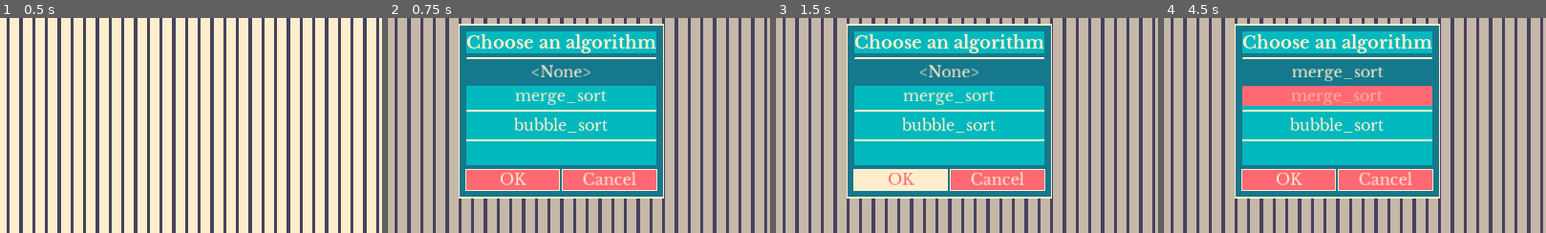
Above: before the commit, frames 1-4 (left to right).
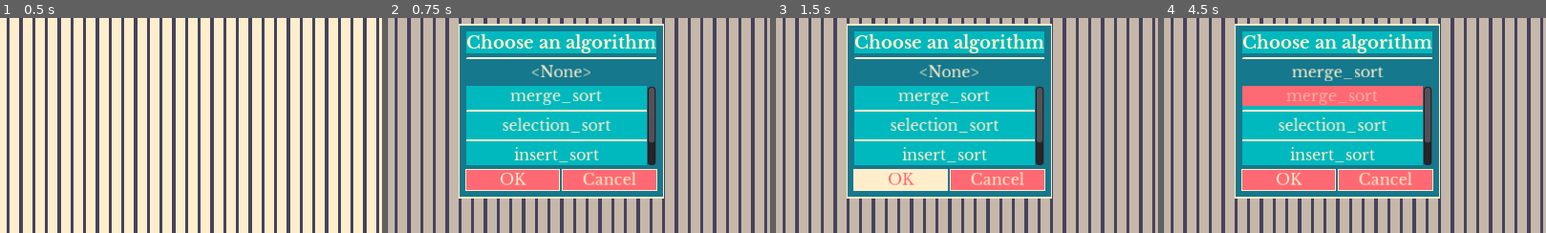
Above: after the commit, the same moments.

Repository: DissonantVoid/Godot-Sort-Visualizer
Game: Godot game, scene res://scenes/game/main.tscn
The game is run twice, just before and just after one commit, with the same random seed, the same clock (stepped at 60 frames per second) and the same inputs.
Inputs:
- Up to frame 1 (0.5 s): no input
- Up to frame 2 (0.75 s): click "<Select Algorithm>" at 0.5 s
- Up to frame 3 (1.5 s): click "OK" at 1.25 s
- Up to frame 4 (4.5 s): click "OK" at 2 s; click "Hide" at 2.75 s; click "<Select Algorithm>" at 3.5 s; click "merge_sort" at 4.25 s
The pictures show only the part of the screen within x 27-77%, y 28-78%; the shares and areas given below are measured in that part.

Frame 1 is identical in both runs. In frame 2, 3.1% of the frame differs, in the area x 30-71%, y 31-69%; in frame 3, 3.1%; in frame 4, 2.8%.

Commit message:
implemented both insert-sort and selection-srot

Diff:
--- a/scenes/objects/sorters/sorter.gd
+++ b/scenes/objects/sorters/sorter.gd
@@ -13,9 +13,13 @@
 
 # override, return {"done":is done sorting,
 #                   "indexes":(if "done" is true), array of 2 indexes that were switched}
+# NOTE: in "indexes" the first index should preferably be smaller than the second, some visualizers
+#       use that, like visualizer_rect which uses that for accurate coloring
 func next_step() -> Dictionary:
 	return {}
 
 # override, do all sorting and return new indexes
+#           this is where you implement the pure sorting algorithm
+#           without all the state keeping needed for next_step()
 func skip_to_last_step() -> Array:
 	return []
--- a/scenes/objects/sorters/sorter_bubble_sort.gd
+++ b/scenes/objects/sorters/sorter_bubble_sort.gd
@@ -24,8 +24,8 @@
 		for i in range(_curr_index, _data_size-1):
 			if _priority_callback.call_func(i, i+1):
 				changed = true
+				indexes.append(i)
 				indexes.append(i+1)
-				indexes.append(i)
 				_curr_index = i+1
 				break
 
--- /dev/null
+++ b/scenes/objects/sorters/sorter_insert_sort.gd
@@ -0,0 +1,66 @@
+extends "res://scenes/objects/sorters/sorter.gd"
+
+# https://en.wikipedia.org/wiki/Insertion_sort
+# The array is virtually split into a sorted and an unsorted sides, values from
+# the unsorted side are picked and placed at the correct position in the sorted side
+#
+# time complexity: O(N^2)
+
+var _curr_index : int = 0
+var _curr_sub_idx : int = -1
+
+
+# override
+func setup(data_size : int, priority_callback : FuncRef):
+	.setup(data_size, priority_callback)
+
+	_curr_index = 0
+	_curr_sub_idx = -1
+
+# override
+func next_step() -> Dictionary:
+	if _curr_index == _data_size-1: return {"done":true}
+
+	if _curr_sub_idx == -1:
+		if _priority_callback.call_func(_curr_index, _curr_index+1):
+			_curr_sub_idx = _curr_index
+			return {"done":false, "indexes":[_curr_index, _curr_index+1]}
+		else: _curr_index += 1
+	else:
+		if _curr_sub_idx == 0: _curr_sub_idx = -1
+
+		for j in range(_curr_sub_idx, 0, -1):
+			var indexes_to_switch : Array
+			if _priority_callback.call_func(j-1, j):
+				indexes_to_switch = [j-1, j]
+
+			if j == 1:
+				_curr_sub_idx = -1
+				_curr_index += 1
+			else: _curr_sub_idx -= 1
+
+			if indexes_to_switch: return {"done":false, "indexes":indexes_to_switch}
+
+	# if we reached this point, it means that i and i+1 are sorted,
+	# or all indexes before i are sorted
+	return next_step()
+
+# override
+func skip_to_last_step() -> Array:
+	var indexes : Array
+	indexes.resize(_data_size)
+	for i in indexes.size(): indexes[i] = i
+
+	for i in indexes.size()-1: # NOTE: size()-1 is actually size()-2 because 'in' is exclusive
+		if _priority_callback.call_func(indexes[i], indexes[i+1]):
+			var temp_i : int = indexes[i]
+			indexes[i] = indexes[i+1]
+			indexes[i+1] = temp_i
+			# keep swaping backward untill [i] is in the right position
+			for j in range(i, 0, -1):
+				if _priority_callback.call_func(indexes[j-1], indexes[j]):
+					var temp_j : int = indexes[j]
+					indexes[j] = indexes[j-1]
+					indexes[j-1] = temp_j
+
+	return indexes
--- a/scenes/objects/sorters/sorter_merge_sort.gd
+++ b/scenes/objects/sorters/sorter_merge_sort.gd
@@ -51,10 +51,11 @@
 							_pending_switches.has([new_index, original_index])) == false:
 						_pending_switches.append([original_index, new_index])
 
-				# arrays merge perfectly without having to change indexes i,e [[1,2,3], [4,5,6]]
-				if _pending_switches.empty() && _division_array.size() > 1: should_skip_to_next = true
+				if _pending_switches.empty() && _division_array.size() > 1:
+					# arrays merged perfectly without having to change indexes i,e [1,2,3] + [4,5,6]
+					should_skip_to_next = true
 
-				print("switches:" + str(_pending_switches))
+				print("switches:" + str(_pending_switches)) # TEMP
 				break
 			else:
 				prev_subarrs_size += _division_array[i-1].size()
@@ -70,19 +71,12 @@
 		indexes_to_switch[0] = _pending_switches[0][0]
 		indexes_to_switch[1] = _pending_switches[0][1]
 
-		# if another index is going to move to where this index is
-		# convert the 2 switches into 1 switch by removing the middle number, in other words
-		# say indexes_to_switch=[3, 2] and _pending_switches later has [1, 3]
-		# doing both switches will cause issues since by the time we do [1, 3], [3, 2] will already
-		# have happened meaning that index 3 was chaged, so instead we covert both merges into one:
-		# [1, 3]
-		for i in range(1, _pending_switches.size()):
-			var sub_arr : Array = _pending_switches[i]
-			for j in sub_arr.size():
-				if indexes_to_switch[0] == sub_arr[1]:
-					indexes_to_switch[0] = sub_arr[0]
-					_pending_switches.remove(i)
-					break # ??
+		# THIS is where we have a problem
+		# for example let's say that the array to sort is [7, 6, 3, 4, 0, 2, 1, 9, 5, 8]
+		# and _pending_switches = [[8, 0], [4, 2], [0, 3], [6, 5], [3, 7], [9, 8], [7, 9]]
+		# by the time we apply to 4th switch [3, 7], we would have already applied the 2nd switch
+		# [0, 3] meaning that the index 3 in [3, 7] will not be the same because it was switched with
+		# something else previously
 
 		_pending_switches.remove(0)
 
@@ -96,8 +90,6 @@
 
 	return _divide_n_conquer_full(0, _data_size-1)
 
-# see this function for a pure implementation of merge sort
-# without all the state keeping
 func _divide_n_conquer_full(low_bound : int, high_bound : int) -> Array:
 	if low_bound == high_bound: # 1 item left
 		return [low_bound]
@@ -133,3 +125,6 @@
 		combined.append_array(second_half.slice(second_h_idx, second_half.size()-1))
 
 	return combined
+
+func _compare_pending_switches(idx1 : int, idx2 : int) -> bool:
+	return _pending_switches[idx1][0] > _pending_switches[idx2][0]
--- /dev/null
+++ b/scenes/objects/sorters/sorter_selection_sort.gd
@@ -0,0 +1,49 @@
+extends "res://scenes/objects/sorters/sorter.gd"
+
+# https://en.wikipedia.org/wiki/Selection_sort
+# this algorithm sorts an array by repeatedly finding the smallest
+# element and putting it at the beginning
+#
+# time complexity: O(N^2)
+
+var _curr_index : int = 0
+
+
+# override
+func setup(data_size : int, priority_callback : FuncRef):
+	.setup(data_size, priority_callback)
+
+	_curr_index = 0
+
+# override
+func next_step() -> Dictionary:
+	if _curr_index == _data_size-1: return {"done":true}
+
+	var smallest_idx : int = _curr_index
+	for j in range(_curr_index+1, _data_size):
+		if _priority_callback.call_func(smallest_idx, j):
+				smallest_idx = j
+
+	var return_ : Dictionary = {"done":false, "indexes":[_curr_index, smallest_idx]}
+	_curr_index += 1
+
+	return return_
+
+# override
+func skip_to_last_step() -> Array:
+	var indexes : Array
+	indexes.resize(_data_size)
+	for i in _data_size: indexes[i] = i
+
+	for i in indexes.size():
+		var smallest_idx : int = i
+
+		for j in range(i+1, indexes.size()):
+			if _priority_callback.call_func(indexes[smallest_idx], indexes[j]):
+				smallest_idx = j
+
+		var temp_i : int = indexes[i]
+		indexes[i] = indexes[smallest_idx]
+		indexes[smallest_idx] = temp_i
+
+	return indexes
Not shown, changed: plan/plan.txt
